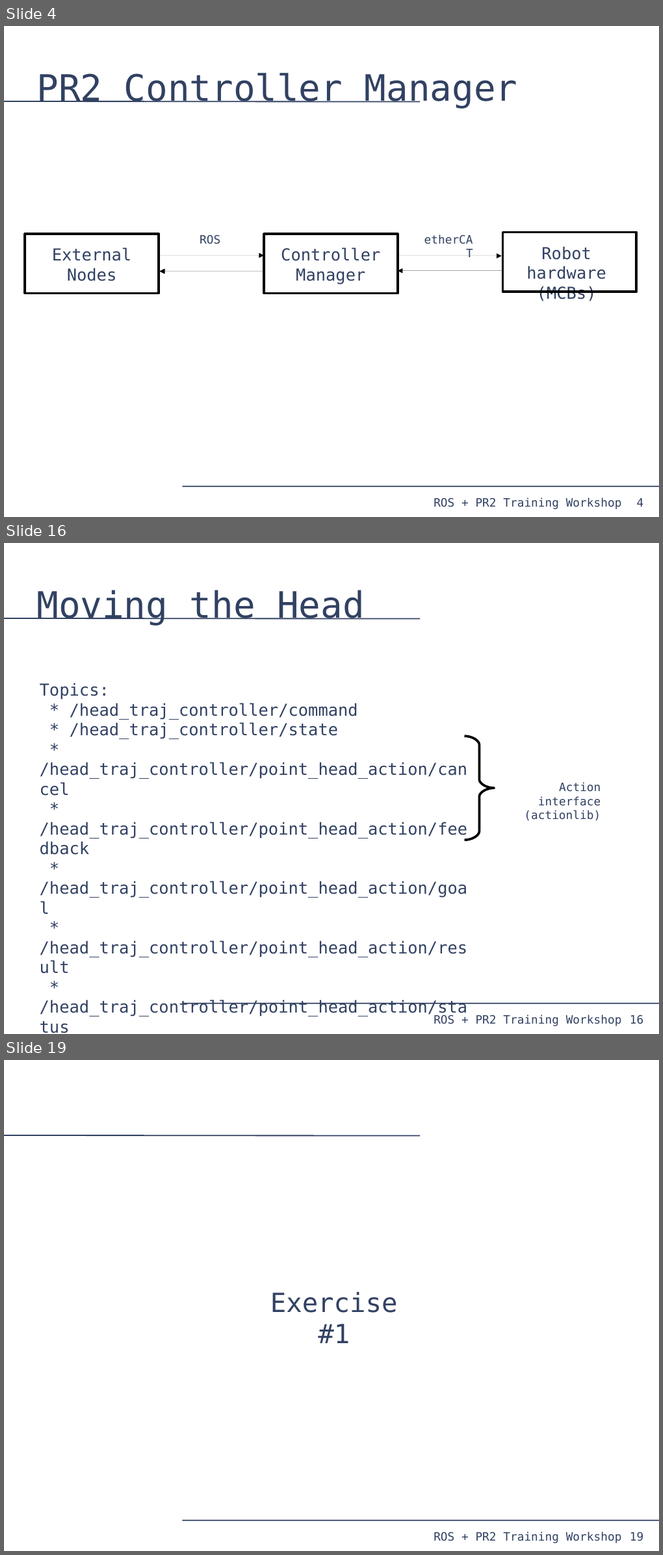
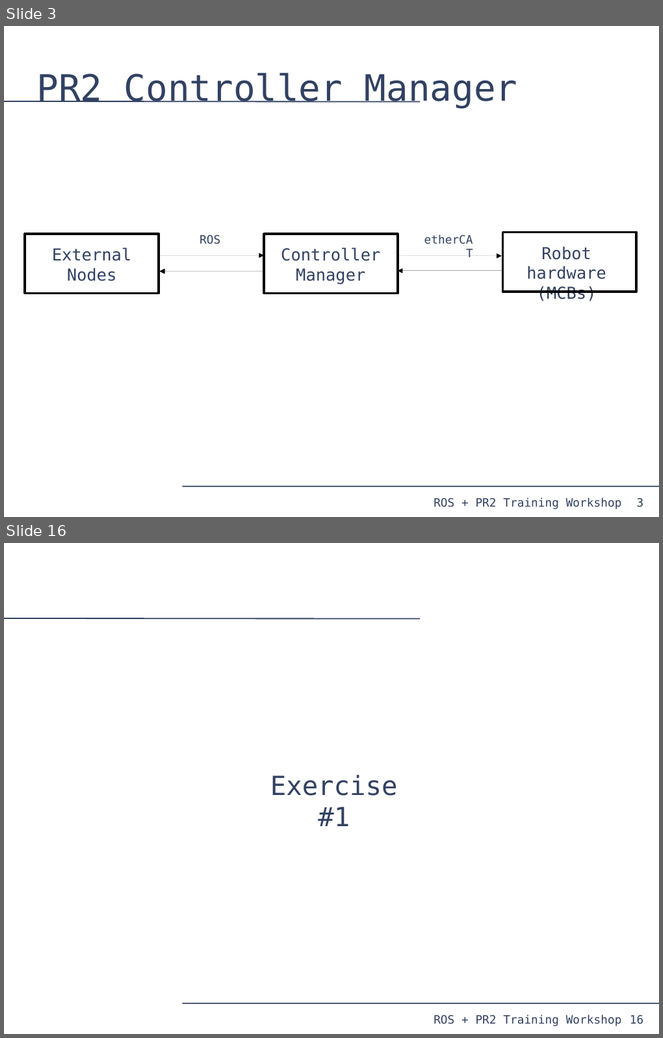
Before and after one commit to PR2/pr2_docs, a slide deck: pr2_training_workshop/moving_mechanism/slides.odp. Shown one above the other, each under a label of ours: slides 4, 16 and 19 before the commit, slides 3 and 16 after it; the slides between them are not shown. The pictures are 663x1555 and 663x1038 pixels, drawn with LibreOffice and Linux fonts; fonts in the diff are those of the drawing. Boxes give left, top, right and bottom in pixels: in the first picture for what was removed or moved away, otherwise in the second. Text is boxed around its words. In the diff, an @@ line names an element or a change of style, - is before the commit and + after.

Commit message:
Presentation stripped to be a demonstration, finished up to trajectory/arm control.

```diff
--- a/pr2_training_workshop/moving_mechanism/slides.odp
+++ b/pr2_training_workshop/moving_mechanism/slides.odp
@@ slide 16 removed at box(4, 543, 659, 1034), background #FFFFFF; not listed: 4 template elements that a slide beside it also shows @@
@@ title removed at box(36, 590, 365, 626) @@
-Moving the Head
@@ text removed at box(40, 683, 468, 1017) @@
-Topics:
-* /head_traj_controller/command
-* /head_traj_controller/state
-* /head_traj_controller/point_head_action/cancel
-* /head_traj_controller/point_head_action/feedback
-* /head_traj_controller/point_head_action/goal
-* /head_traj_controller/point_head_action/result
-* /head_traj_controller/point_head_action/status
@@ freeform shape removed at box(465, 736, 495, 840) @@
@@ text removed at box(524, 782, 601, 821) @@
-Action interface
-(actionlib)
@@ what was slide 4 is now slide 3 @@
@@ page number at box(637, 499, 644, 508): text changed @@
-4
+3
@@ what was slide 19 is now slide 16 @@
@@ page number at box(630, 1016, 644, 1025): text changed @@
-19
+16
```
Also in this commit, not shown: 1 slide changed, 12 slides added, 13 other slides removed, 7 other files.
